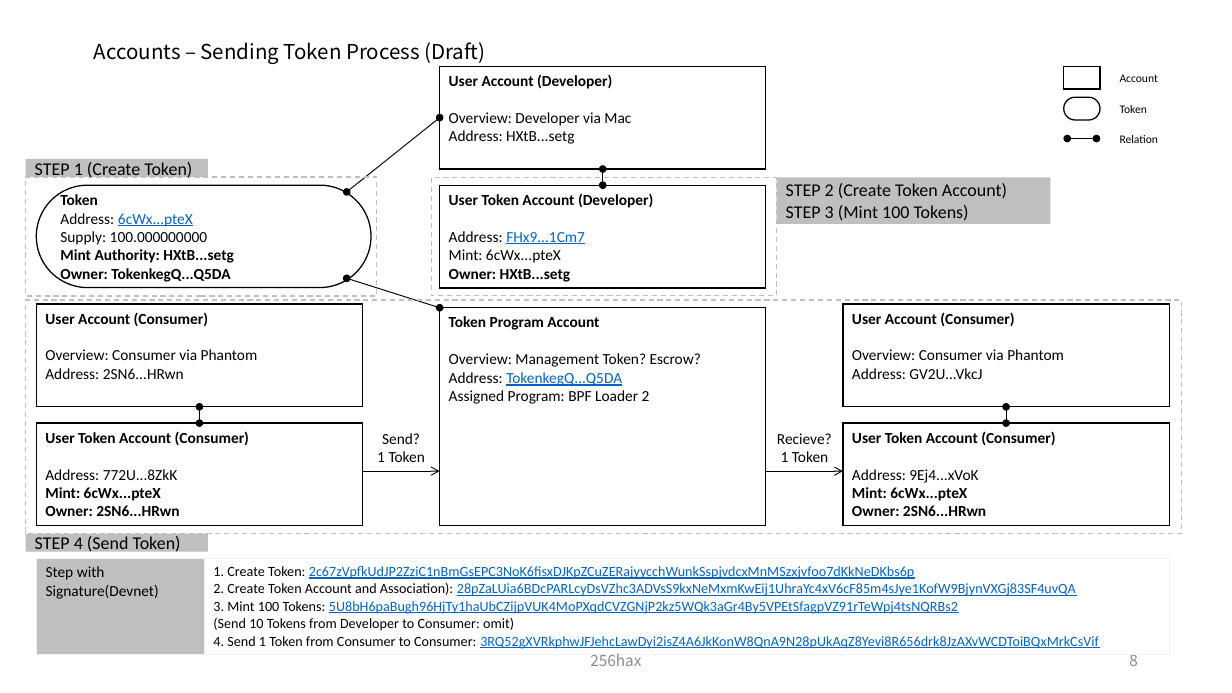
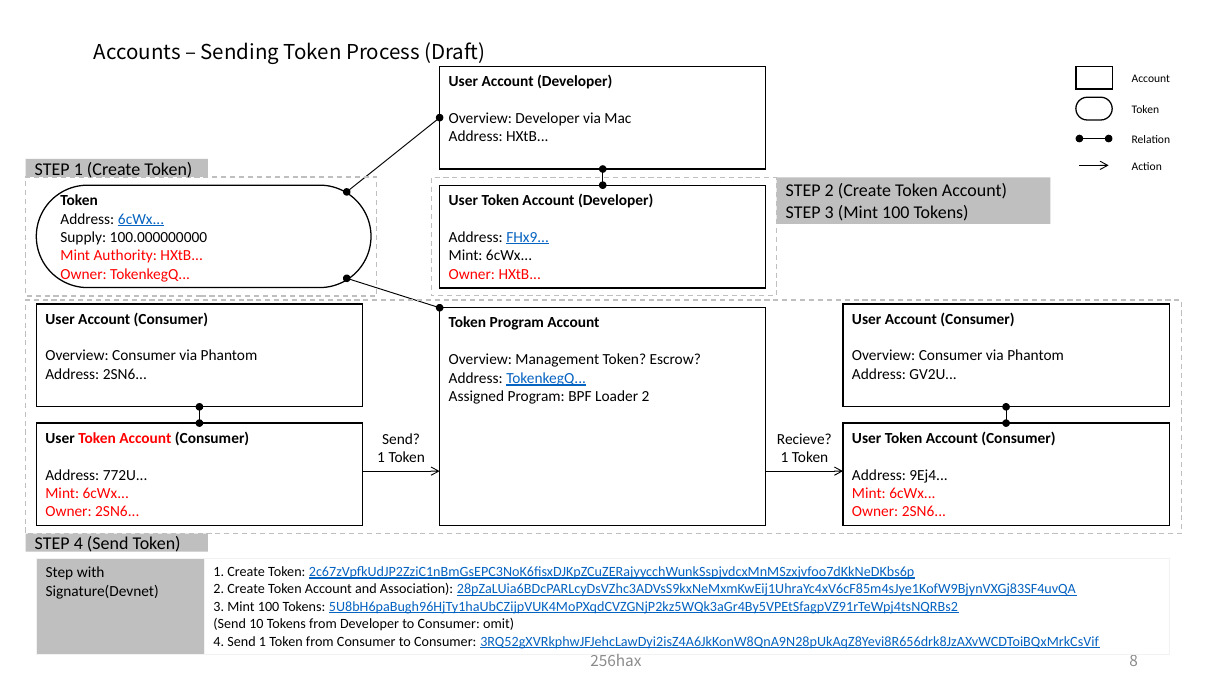
Before and after one commit to SmartGru25/Solana-React-Minimal, a slide deck: slide 9 of docs/Solana_Blockchain_Outline_Figure.pptx. Drawn at 1232x693 pixels with LibreOffice and Linux fonts; fonts in the diff are those of the drawing. Boxes give left, top, right and bottom in pixels: in the first picture for what was removed or moved away, otherwise in the second. Text is boxed around its words. In the diff, an @@ line names an element or a change of style, - is before the commit and + after.

```diff
--- a/docs/Solana_Blockchain_Outline_Figure.pptx
+++ b/docs/Solana_Blockchain_Outline_Figure.pptx
@@ 3 texts, 1 rectangle, 1 rounded rectangle: place and size @@
-3 texts, 1 rectangle, 1 rounded rectangle at box(1064, 67, 1158, 143)
+3 texts, 1 rectangle, 1 rounded rectangle at box(1076, 67, 1170, 143)
@@ text in rectangle at box(449, 130, 548, 141): text changed @@
-Address: HXtB...setg
+Address: HXtB...
@@ double arrow moved from (1067, 139) - (1097, 139) to (1080, 139) - (1109, 139) @@
@@ arrow added from (1080, 165) to (1109, 165), #000000 0.75 pt @@
@@ text added at box(1132, 162, 1162, 170), 9 pt, text #000000 @@
+Action
@@ text in rounded rectangle at box(60, 213, 164, 226): text changed; text colour #0563C1 to #000000 @@
-Address: 6cWx...pteX
+Address: 6cWx...
@@ text in rectangle at box(449, 231, 549, 279): text changed @@
-Address: FHx9...1Cm7
-Mint: 6cWx...pteX
-Owner: HXtB...setg
+Address: FHx9...
+Mint: 6cWx...
+Owner: HXtB...
@@ text in rounded rectangle at box(60, 249, 202, 284): text changed; text colour #000000 to #FF0000; bold off @@
-Mint Authority: HXtB...setg
-Owner: TokenkegQ...Q5DA
+Mint Authority: HXtB...
+Owner: TokenkegQ...
@@ text in rectangle at box(45, 368, 147, 379): text changed @@
-Address: 2SN6...HRwn
+Address: 2SN6...
@@ text in rectangle at box(449, 372, 586, 386): text changed @@
-Address: TokenkegQ...Q5DA
+Address: TokenkegQ...
@@ text in rectangle at box(852, 368, 956, 379): text changed @@
-Address: GV2U...VkcJ
+Address: GV2U...
@@ text in rectangle at box(45, 432, 249, 445): text colour #000000 to #FF0000 in "Token Account" @@
@@ text in rectangle at box(45, 469, 148, 516): text changed; text colour #000000 to #FF0000; bold off @@
-Address: 772U...8ZkK
-Mint: 6cWx...pteX
-Owner: 2SN6...HRwn
+Address: 772U...
+Mint: 6cWx...
+Owner: 2SN6...
@@ text in rectangle at box(852, 469, 947, 516): text changed; text colour #000000 to #FF0000; bold off @@
-Address: 9Ej4...xVoK
-Mint: 6cWx...pteX
-Owner: 2SN6...HRwn
+Address: 9Ej4...
+Mint: 6cWx...
+Owner: 2SN6...
```
Also in this commit, not shown: 3 other slides changed, 8 slides added.
